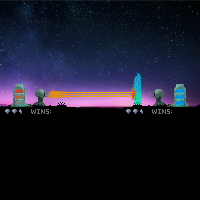
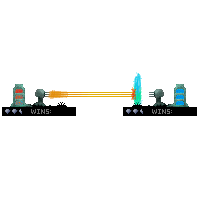
Revision of a layered (200, 200) image; what changed, layer by layer:
hid "Layer 5" over [0, 0, 200, 129]
hid "Background" over [0, 0, 200, 200]
